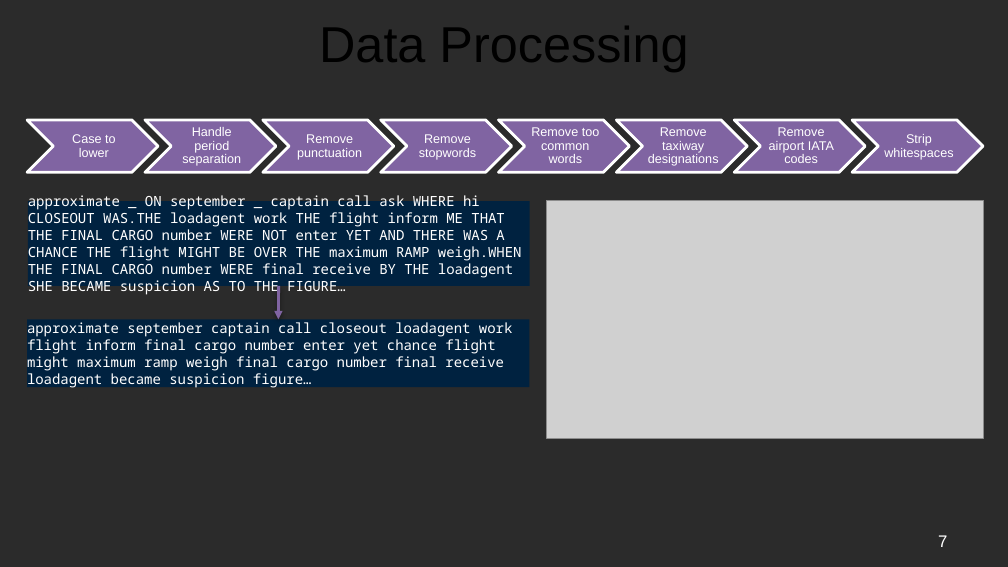
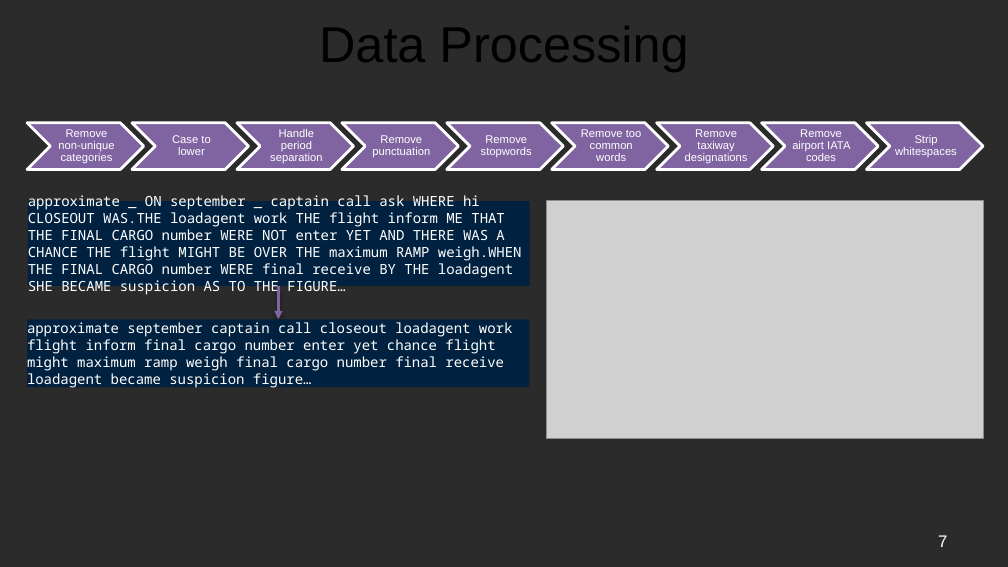
Before and after one commit to rsangole/453_TextAnalysis_FinalProject, a slide deck: slide 8 of reports/Final Report.pptx. Drawn at 1008x567 pixels with LibreOffice and Linux fonts; fonts in the diff are those of the drawing; grey boxes stand for pictures; background and template pictures are left out; a plain dark background stands for a picture behind light text. Boxes give left, top, right and bottom in pixels: in the first picture for what was removed or moved away, otherwise in the second. Text is boxed around its words. In the diff, an @@ line names an element or a change of style, - is before the commit and + after.

```diff
--- a/reports/Final Report.pptx
+++ b/reports/Final Report.pptx
@@ chevron: place and size @@
-chevron at (27, 120, 158, 172)
+chevron at (27, 123, 144, 169)
@@ text added at (58, 129, 114, 164), 8 pt, text #FFFFFF @@
+Remove non-unique categories
@@ chevron: place and size @@
-chevron at (145, 120, 276, 172)
+chevron at (132, 123, 249, 169)
@@ size 9 to 8 pt in 8 elements at (895, 135, 957, 157), (792, 129, 850, 161), (685, 129, 748, 164), (581, 129, 642, 161), (481, 135, 532, 157), (372, 135, 430, 158), (270, 129, 322, 163), (172, 135, 210, 155) @@
@@ text "Case to lower": place and size @@
-text "Case to lower" at (72, 134, 116, 157)
+text "Case to lower" at (172, 135, 210, 155)
@@ chevron: place and size @@
-chevron at (263, 120, 394, 172)
+chevron at (237, 123, 354, 169)
@@ text "Handle period separation": place and size @@
-text "Handle period separation" at (182, 127, 241, 166)
+text "Handle period separation" at (270, 129, 322, 163)
@@ chevron: place and size @@
-chevron at (381, 120, 512, 172)
+chevron at (342, 123, 459, 169)
@@ text "Remove punctuation": place and size @@
-text "Remove punctuation" at (297, 134, 362, 160)
+text "Remove punctuation" at (372, 135, 430, 158)
@@ chevron added at (447, 123, 563, 169), fill #8064A2, outline #FFFFFF 2 pt @@
@@ text "Remove stopwords": place and size @@
-text "Remove stopwords" at (419, 134, 476, 160)
+text "Remove stopwords" at (481, 135, 532, 157)
@@ chevron: place and size @@
-chevron at (499, 120, 630, 172)
+chevron at (551, 123, 668, 169)
@@ text "Remove too common words": place and size @@
-text "Remove too common words" at (531, 127, 600, 163)
+text "Remove too common words" at (581, 129, 642, 161)
@@ chevron: place and size @@
-chevron at (617, 120, 748, 172)
+chevron at (656, 123, 773, 169)
@@ text "Remove taxiway designations": place and size @@
-text "Remove taxiway designations" at (648, 127, 719, 166)
+text "Remove taxiway designations" at (685, 129, 748, 164)
@@ chevron: place and size @@
-chevron at (734, 120, 865, 172)
+chevron at (762, 123, 879, 169)
@@ text "Remove airport IATA codes": place and size @@
-text "Remove airport IATA codes" at (769, 127, 834, 163)
+text "Remove airport IATA codes" at (792, 129, 850, 161)
@@ chevron: place and size @@
-chevron at (852, 120, 983, 172)
+chevron at (867, 123, 984, 169)
@@ text "Strip whitespaces": place and size @@
-text "Strip whitespaces" at (884, 134, 953, 160)
+text "Strip whitespaces" at (895, 135, 957, 157)
```
Also in this commit, not shown: 5 other slides changed, 9 slides added, 3 slides removed, 6 other files.
